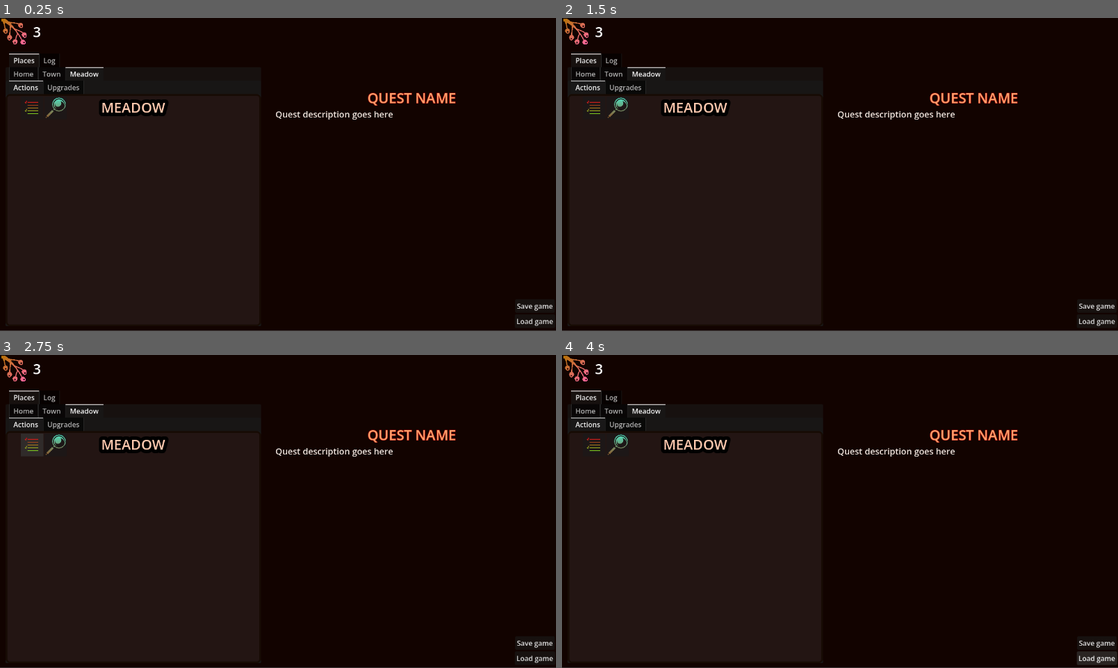
Above: before the commit, frames 1-4 (two rows, left to right).
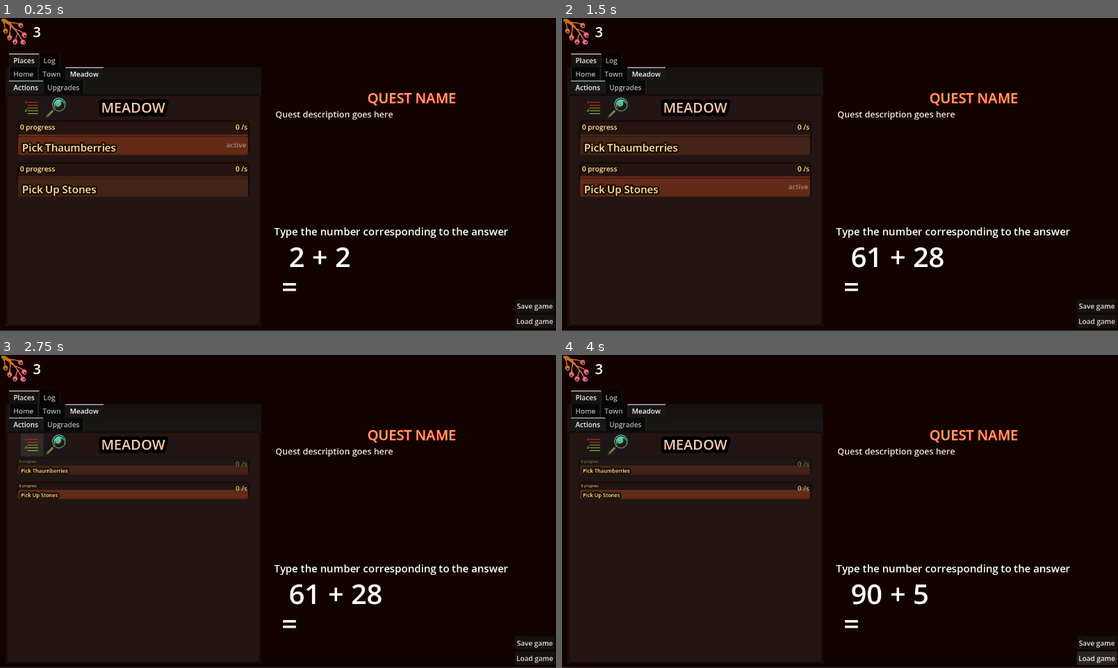
Above: after the commit, the same moments.

Repository: mark-chimes/mathcraft
Game: Godot game, scene res://main.tscn
The game is run twice, just before and just after one commit, with the same random seed, the same clock (stepped at 60 frames per second) and the same inputs.
Inputs (mouse positions are in pixels of both pictures, inside the frame that each line leads up to):
- Up to frame 1 (0.25 s): no input
- Up to frame 2 (1.5 s): click (617, 108) at 0.5 s; click (695, 187) at 1.27 s
- Up to frame 3 (2.75 s): click (33, 445) at 2 s
- Up to frame 4 (4 s): click "Save game" at 2.75 s; click "Load game" at 3.5 s

The runs differ from the first frame. In frame 1, 5.5% of the frame differs, in the area x 3-92%, y 34-88%; in frame 2, 5.7%; in frame 3, 3.1%; in frame 4, 3.1%.
Error before the commit: Parse Error: Too many arguments for "on_correct_answer()" call. Expected at most 0 but received 1. (res://quest/quest_manager.gd:228)

Commit message:
Cool display effect for answers

Diff:
--- a/main.tscn
+++ b/main.tscn
@@ -153,17 +153,19 @@
 
 [node name="QuestionDisplay" parent="Game/UI/QnAUI" unique_id=1951215962 instance=ExtResource("14_vivmo")]
 layout_mode = 0
-offset_left = 0.0
-offset_top = 0.0
-offset_right = 0.0
+anchors_preset = 0
+anchor_right = 0.0
+anchor_bottom = 0.0
 offset_bottom = 0.0
+grow_horizontal = 1
+grow_vertical = 1
 
 [node name="ResultDisplay" parent="Game/UI/QnAUI" unique_id=690561646 instance=ExtResource("15_2cqfq")]
 layout_mode = 0
-offset_left = 4.0
-offset_top = 127.0
-offset_right = 4.0
-offset_bottom = 127.0
+offset_left = 53.0
+offset_top = 101.0
+offset_right = 53.0
+offset_bottom = 101.0
 
 [node name="SaveLoad" type="Control" parent="Game/UI" unique_id=1011446015]
 anchors_preset = 0
@@ -185,7 +187,6 @@
 text = "Load game"
 
 [connection signal="stock_update" from="Game/Logic/StockControl" to="Game/Logic/QuestManager" method="_on_stock_control_stock_update"]
-[connection signal="update_quest_text" from="Game/Logic/QuestManager" to="Game/UI/CurrentQuestDisplay" method="_on_update_quest_text"]
 [connection signal="answer_correct" from="Game/Logic/QnA" to="Game/Logic/QuestManager" method="_on_answer_correct"]
 [connection signal="quest_activated" from="Game/UI/Tabs/TabOverview/Places/Meadow/Actions/QuestGroupDisplay" to="Game/Logic/QuestManager" method="_on_quest_group_display_quest_activated"]
 [connection signal="pressed" from="Game/UI/SaveLoad/SaveButton" to="Game/Logic/SaveLoadManager" method="_on_save_button_pressed"]
--- a/qna/generators/arithmetic_generator.gd
+++ b/qna/generators/arithmetic_generator.gd
@@ -39,13 +39,9 @@
 
 	q.question_text = str(firstnum) + " + " + str(secondnum)
 	q.correct_answer = firstnum + secondnum
-	q.should_display_player_answer = true
-	q.answer_digits = str(q.correct_answer ).length()
 	print("Generated question: " + str(q))
 	print(" -- question_text " + str(q.question_text))
 	print(" -- correct_answer " + str(q.correct_answer))
-	print(" -- should_display_player_answer " + str(q.should_display_player_answer))
-	print(" -- answer_digits " + str(q.answer_digits))
 
 	return q
 
--- a/qna/q_n_a.gd
+++ b/qna/q_n_a.gd
@@ -22,7 +22,7 @@
 		printerr("QnA Question Generator is null")
 		return
 	current_question = question_generator.generate()
-	question_display.display_question(current_question)
+	question_display.display_question(current_question, "")
 
 func _process(delta) -> void:
 	# only goes up to 9
@@ -36,6 +36,8 @@
 	elif Input.is_action_just_pressed("right"):
 		press_direction(false)
 
+var player_answer : int = 0
+
 func press_back():
 	if current_question.answer_type != QuestionData.AnswerType.INTEGER:
 		return
@@ -44,53 +46,42 @@
 	if num_digits_typed <= 0:
 		return
 
-	current_question.player_answer = int(current_question.player_answer /10)
+	player_answer = int(player_answer /10)
 	num_digits_typed -= 1
-	question_display.display_question(current_question)
+	if num_digits_typed == 0:
+		question_display.display_question(current_question, "")
+	else:
+		question_display.display_question(current_question, str(player_answer))
 
 func press_num(num):
 	if current_question.answer_type != QuestionData.AnswerType.INTEGER:
 		return
 
-	if current_question.should_display_player_answer:
-		if num_digits_typed == 0 and num == 0:
-			if current_question.correct_answer == 0:
-				result_display.display_arithmetic_result(true, current_question, str(0))
-				answer_correct.emit()
-				generate_question()
-			return
-
-		num_digits_typed += 1
-		var old_answer = current_question.player_answer
-
-		current_question.player_answer = old_answer*10 + num
-		print("current_question.player_answer: " + str(current_question.player_answer))
-		print("num_digits_typed: " + str(num_digits_typed))
-		print("current_question.answer_digits: " + str(current_question.answer_digits))
-
-		if num_digits_typed >= current_question.answer_digits:
-			var is_correct = ( current_question.player_answer  == current_question.correct_answer)
-			print("is_correct: " + str(is_correct))
-
-			result_display.display_arithmetic_result(is_correct, current_question, str( current_question.player_answer))
-			if is_correct:
-				answer_correct.emit()
-				generate_question()
-				return
-			num_digits_typed = 0
-			current_question.player_answer = 0
-			return
-		question_display.display_question(current_question)
+	if num_digits_typed == 0 and num == 0:
+		if current_question.correct_answer == 0:
+			result_display.display_arithmetic_result(true, current_question, str(0))
+			answer_correct.emit()
+			generate_question()
 		return
 
-	else:
-		var is_correct = ( num == current_question.correct_answer)
-		result_display.display_arithmetic_result(is_correct, current_question, str(num))
+	num_digits_typed += 1
+	player_answer = player_answer * 10 + num
+	var answer_digits = str(current_question.correct_answer).length()
+
+	if num_digits_typed >= answer_digits:
+		var is_correct = ( player_answer  == current_question.correct_answer)
+		result_display.display_arithmetic_result(is_correct, current_question, str( player_answer))
 		if is_correct:
 			answer_correct.emit()
 			generate_question()
-			return
 
+		num_digits_typed = 0
+		player_answer = 0
+	if (player_answer == 0):
+		question_display.display_question(current_question, "")
+	else:
+		question_display.display_question(current_question, str(player_answer))
+	return
 
 func press_direction(is_left):
 	if current_question.answer_type != QuestionData.AnswerType.COMPARISON:
--- a/qna/question_data.gd
+++ b/qna/question_data.gd
@@ -9,9 +9,5 @@
 var question_text : String
 var answer_type : AnswerType
 
-var should_display_player_answer: bool = false
-var answer_digits: int = 0
-var player_answer: int
-
 var correct_answer # depends on AnswerType
 var answer_display_text : String # optional, depending on AnswerType
--- a/qna/question_display.gd
+++ b/qna/question_display.gd
@@ -1,10 +1,7 @@
 extends Control
 class_name QuestionDisplay
 
-func display_question(question: QuestionData):
-
-	if not question.should_display_player_answer:
-		$Label.text = question.question_text
-	else:
-		$Label.text = question.question_text + " = " + str(question.player_answer)
+func display_question(question: QuestionData, player_answer_string):
+	$Label.text = "  " + question.question_text
+	$AnswerLabel.text = " = " + player_answer_string
 	$QuestionDescriptionLabel.text = question.question_description
--- a/qna/question_display.tscn
+++ b/qna/question_display.tscn
@@ -2,28 +2,31 @@
 
 [ext_resource type="Script" uid="uid://ciyek7jggnj6k" path="res://qna/question_display.gd" id="1_vvtnu"]
 
-[node name="QuestionDisplay" type="Control" unique_id=1951215962]
-layout_mode = 3
-anchors_preset = 0
-offset_left = 5.0
-offset_top = 4.0
-offset_right = 5.0
-offset_bottom = 4.0
+[node name="QuestionDisplay" type="VBoxContainer" unique_id=517415130]
+anchors_preset = 15
+anchor_right = 1.0
+anchor_bottom = 1.0
+offset_bottom = -529.0
+grow_horizontal = 2
+grow_vertical = 2
+theme_override_constants/separation = -20
 script = ExtResource("1_vvtnu")
 
 [node name="QuestionDescriptionLabel" type="Label" parent="." unique_id=259328418]
-layout_mode = 0
-offset_right = 187.0
-offset_bottom = 23.0
+custom_minimum_size = Vector2(0, 50)
+layout_mode = 2
 theme_override_font_sizes/font_size = 24
 text = "This is a test description"
 
 [node name="Label" type="Label" parent="." unique_id=207302077]
-layout_mode = 0
-offset_left = -4.0
-offset_top = 24.0
-offset_right = 106.0
-offset_bottom = 112.0
+custom_minimum_size = Vector2(0, 2)
+layout_mode = 2
 theme_override_font_sizes/font_size = 64
-text = "2+3"
+text = "  2+3"
 metadata/_edit_use_anchors_ = true
+
+[node name="AnswerLabel" type="Label" parent="." unique_id=1234320339]
+layout_mode = 2
+theme_override_font_sizes/font_size = 64
+text = "=5"
+metadata/_edit_use_anchors_ = true
--- a/qna/result_display_effect.gd
+++ b/qna/result_display_effect.gd
@@ -2,7 +2,10 @@
 
 var alpha_amount = 1.0
 @export var fade_seconds = 4.0
-@export var vert_speed = 20
+@export var hor_speed = 2000
+
+@export var gravity = 200
+var vert_speed = 0
 
 var text = null
 
@@ -10,22 +13,26 @@
 
 func _process(delta):
 	alpha_amount = max(alpha_amount - delta/fade_seconds, 0.0)
-	position.y += delta/fade_seconds*vert_speed
+	vert_speed += gravity * delta
+	position.y += delta*vert_speed
+	position.x += delta/(fade_seconds*fade_seconds)*hor_speed
+
 	modulate.a = alpha_amount
 
 	if alpha_amount == 0.0:
 		queue_free()
 
 func set_qa(is_correct, question_string, answer_string):
-	text = question_string + " = " + answer_string
 	modulate.b = 0.0
 	if is_correct:
-		text = question_string + " = " + answer_string
+		#text = question_string + " = " + answer_string
+		#text = "= " + answer_string
 		modulate.r = 0.0
 	else:
-		text = question_string + " ≠ " + answer_string
+		#text = question_string + " ≠ " + answer_string
+		#text = "≠ " + an1swer_string
 		modulate.g = 0.0
-	label.text = text
+	label.text = answer_string
 
 func set_qa_comp(is_correct, correct_string):
 	text = correct_string
--- a/quest/quest_progressor.gd
+++ b/quest/quest_progressor.gd
@@ -26,7 +26,6 @@
 func process_activity(activity: ActivityInfo, delta) -> void:
 	if not activity.has_resources:
 		if activity.pressure >= 0:
-			print("activity.pressure: " + str(activity.pressure))
 			activity.pressure -= activity.pressure * delta / PRESSURE_LEAK_DIVIDER
 			#activity.pressure = max(activity.pressure, 0.0)
 		return
--- a/quest/quest_progressor_backup.gd
+++ b/quest/quest_progressor_backup.gd
@@ -1,5 +1,5 @@
 extends Node
-class_name QuestProgressor
+#class_name QuestProgressor
 
 signal quest_complete(activity)
 
Not shown: 1 places in main.tscn that only renumber resources
